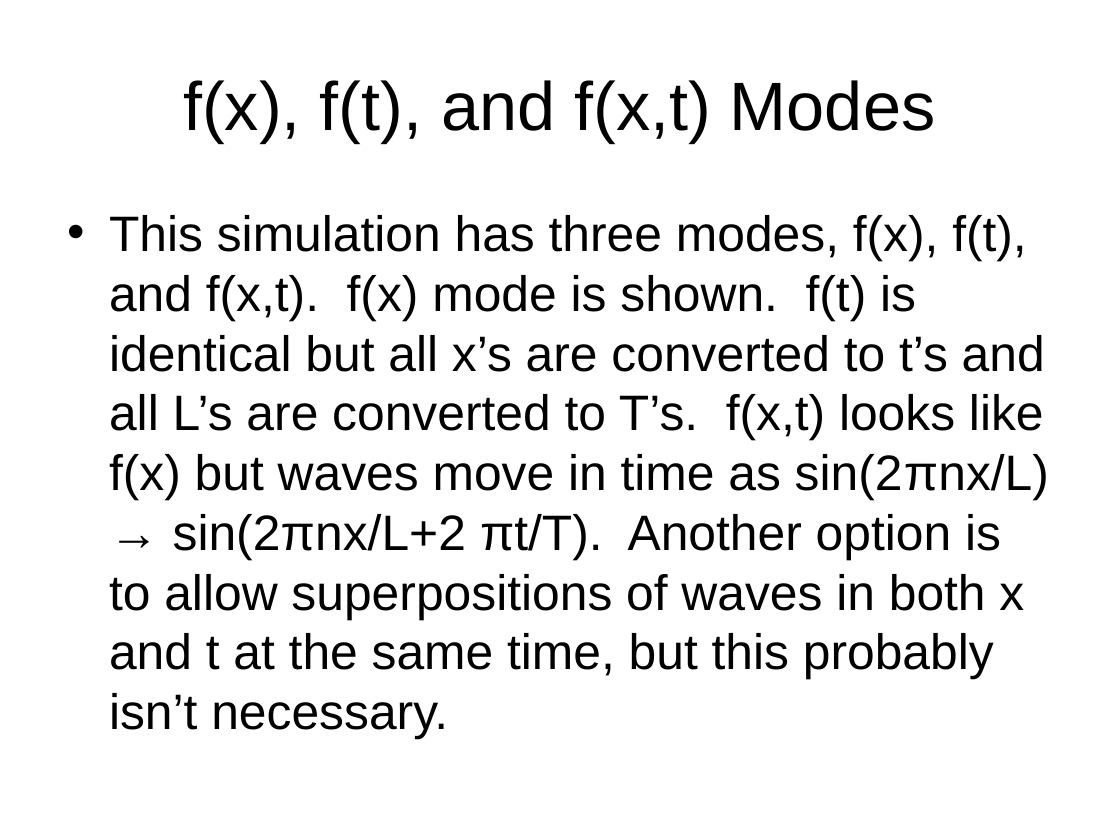
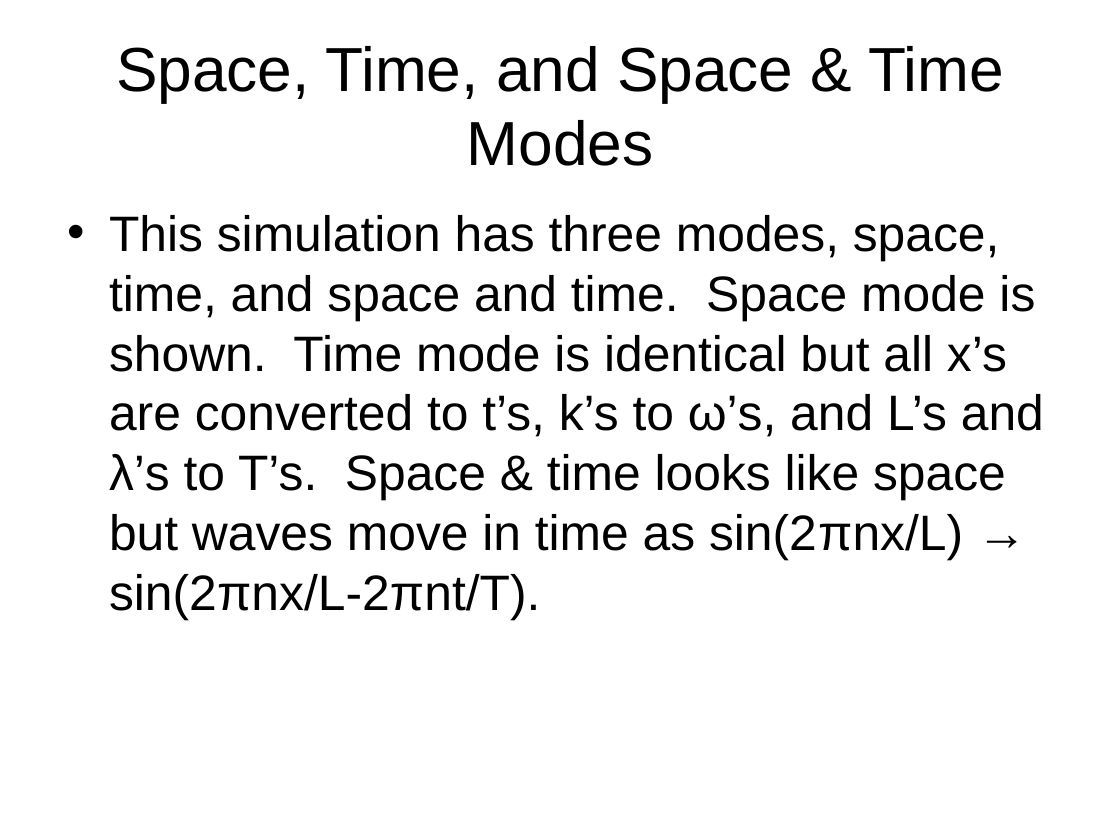
Before and after one commit to azharawaw/sim, a slide deck: slide 9 of trunk/fourier/doc/Fourier_Design_Outline.ppt (slide 5 before the commit). Drawn at 1120x840 pixels with LibreOffice and Linux fonts; fonts in the diff are those of the drawing. Boxes give left, top, right and bottom in pixels: in the first picture for what was removed or moved away, otherwise in the second. Text is boxed around its words. In the diff, an @@ line names an element or a change of style, - is before the commit and + after.

```diff
--- a/trunk/fourier/doc/Fourier_Design_Outline.ppt
+++ b/trunk/fourier/doc/Fourier_Design_Outline.ppt
@@ title at (116,46,1004,166): text changed; size 44 to 40 pt @@
-f(x), f(t), and f(x,t) Modes
+Space, Time, and Space & Time Modes
@@ text at (109,215,1044,620): text changed @@
-• This simulation has three modes, f(x), f(t), and f(x,t). f(x) mode is shown. f(t) is identical but all x’s are converted to t’s and all L’s are converted to T’s. f(x,t) looks like f(x) but waves move in time as sin(2πnx/L) → sin(2πnx/L+2 πt/T). Another option is to allow superpositions of waves in both x and t at the same time, but this probably isn’t necessary.
+• This simulation has three modes, space, time, and space and time. Space mode is shown. Time mode is identical but all x’s are converted to t’s, k’s to ω’s, and L’s and λ’s to T’s. Space & time looks like space but waves move in time as sin(2πnx/L) → sin(2πnx/L-2πnt/T).
```
Also in this commit, not shown: 10 other slides changed, 16 slides added, 6 slides removed.
